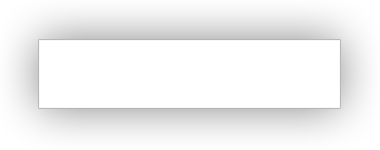
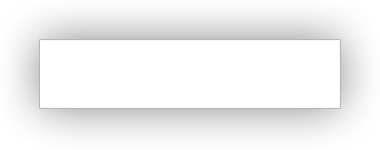
Layer changes from the first (380, 150) image to the second:
pixels changed over 38, 39, 41, 109 (layer not identified)
